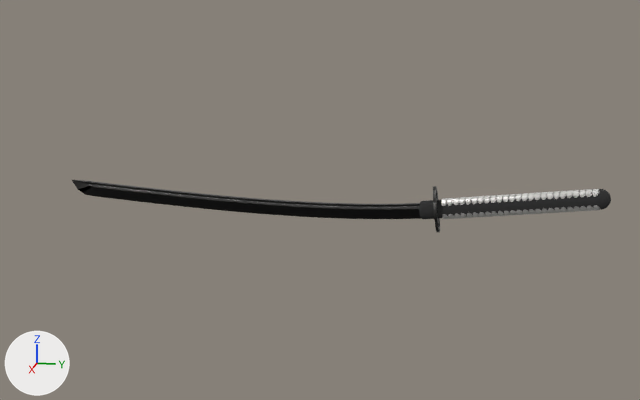
What one commit did to the OBJ model models/Katana/Katana.obj.
Rendered twice from a 50 mm lens placed at (155.2, 11.5, 41.3), pointed at (-0.7, -19.7, 2.3). Every picture has the same lights, and +X, +Y and +Z are marked at lower left. Where no turn or scale is listed for an object, it has been applied to the vertices. Vertices at the same position are counted once.

Names of what the first picture shows: 'Blade_Cube', 'GripOnHandle_BezierCircle', 'Handle_Sphere'.
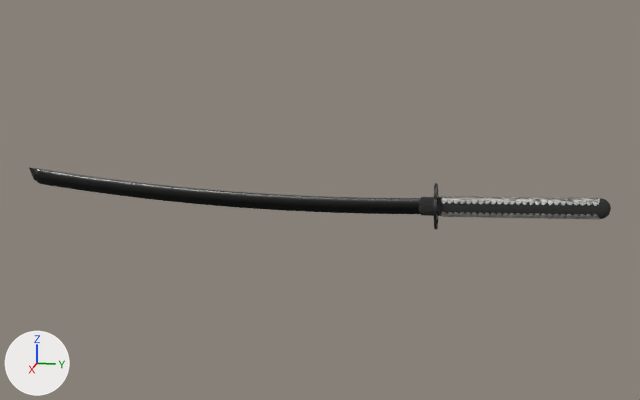
Boxes [x1, y1, x2, y2] around the edits, measured in the pictures (640 x 400 px; the box of a moved part takes in the faces that stretch with it):
'Blade2_Plane', added: after [29, 168, 420, 214]
'Blade_Cube', deleted: before [72, 180, 421, 219]
'Handle_Sphere', reshaped (26% shorter): before [419, 189, 611, 219]; after [419, 197, 611, 219]
'GripOnHandle_BezierCircle', reshaped (23% shorter): before [441, 189, 600, 219]; after [441, 196, 600, 219]
part 1 of me_griponhandle_beziercircle, rebuilt: before [504, 211, 511, 216]; after [503, 213, 510, 218]
part 2 of me_griponhandle_beziercircle, rebuilt: before [447, 198, 454, 206]; after [448, 196, 454, 204]
part 3 of me_griponhandle_beziercircle, rebuilt: before [441, 198, 448, 206]; after [441, 196, 448, 204]
part 4 of me_griponhandle_beziercircle, rebuilt: before [503, 194, 510, 202]; after [503, 197, 510, 205]
part 5 of me_griponhandle_beziercircle, rebuilt: before [510, 210, 517, 215]; after [509, 213, 516, 218]
part 6 of me_griponhandle_beziercircle, rebuilt: before [453, 198, 460, 205]; after [454, 196, 461, 204]
part 7 of me_griponhandle_beziercircle, rebuilt: before [497, 195, 504, 203]; after [497, 197, 504, 204]
part 8 of me_griponhandle_beziercircle, rebuilt: before [515, 194, 522, 201]; after [516, 197, 523, 205]
part 9 of me_griponhandle_beziercircle, rebuilt: before [509, 194, 516, 202]; after [510, 197, 517, 205]
part 10 of me_griponhandle_beziercircle, rebuilt: before [516, 210, 523, 215]; after [516, 213, 522, 218]
part 11 of me_griponhandle_beziercircle, deleted: before [548, 189, 600, 213]
part 12 of me_griponhandle_beziercircle, moved or reshaped: before [459, 192, 600, 218]; after [460, 196, 600, 219]

Diff of the bpy script that builds the scene:
```diff
--- a/models/Katana/Katana.obj.py
+++ b/models/Katana/Katana.obj.py
@@ me_griponhandle_beziercircle @@
-me_griponhandle_beziercircle.from_pydata(...)  # 9344 vertices, 7300 faces; spans x -0.9..0.9, y 2.5..29.8, z 0.1..6.9
+me_griponhandle_beziercircle.from_pydata(...)  # 9343 vertices, 18786 faces; spans x -0.9..0.9, y 2.5..29.8, z 0.5..5.2
+# me_griponhandle_beziercircle part 1: the loose piece of 188 vertices spanning x -0.9..0.9, y 13.5..14.8, z 1.3..2.5 is rebuilt with 187 vertices and now spans x -0.9..0.9, y 13.4..14.7, z 0.9..2.0
+# me_griponhandle_beziercircle part 2: the loose piece of 188 vertices spanning x -0.9..0.9, y 3.6..4.8, z 2.8..4.1 is rebuilt with 188 vertices and now spans x -0.9..0.9, y 3.6..4.9, z 3.2..4.4
+# me_griponhandle_beziercircle part 3: the loose piece of 188 vertices spanning x -0.9..0.9, y 2.5..3.7, z 2.7..3.9 is rebuilt with 188 vertices and now spans x -0.9..0.9, y 2.5..3.8, z 3.1..4.3
+# me_griponhandle_beziercircle part 4: the loose piece of 188 vertices spanning x -0.9..0.9, y 13.2..14.4, z 3.9..5.1 is rebuilt with 186 vertices and now spans x -0.9..0.9, y 13.3..14.6, z 3.5..4.7
+# me_griponhandle_beziercircle part 5: the loose piece of 188 vertices spanning x -0.9..0.9, y 14.6..15.9, z 1.4..2.6 is rebuilt with 185 vertices and now spans x -0.9..0.9, y 14.5..15.8, z 0.9..2.1
+# me_griponhandle_beziercircle part 6: the loose piece of 188 vertices spanning x -0.9..0.9, y 4.6..5.9, z 3.0..4.2 is rebuilt with 188 vertices and now spans x -0.9..0.9, y 4.7..5.9, z 3.2..4.4
+# me_griponhandle_beziercircle part 7: the loose piece of 188 vertices spanning x -0.9..0.9, y 12.1..13.4, z 3.8..5.0 is rebuilt with 188 vertices and now spans x -0.9..0.9, y 12.2..13.5, z 3.5..4.7
+# me_griponhandle_beziercircle part 8: the loose piece of 187 vertices spanning x -0.9..0.9, y 15.4..16.6, z 4.2..5.4 is rebuilt with 188 vertices and now spans x -0.9..0.9, y 15.5..16.7, z 3.6..4.8
+# me_griponhandle_beziercircle part 9: the loose piece of 187 vertices spanning x -0.9..0.9, y 14.3..15.5, z 4.0..5.3 is rebuilt with 185 vertices and now spans x -0.9..0.9, y 14.4..15.6, z 3.6..4.7
+# me_griponhandle_beziercircle part 10: the loose piece of 187 vertices spanning x -0.9..0.9, y 15.6..17.0, z 1.5..2.7 is rebuilt with 186 vertices and now spans x -0.9..0.9, y 15.6..16.8, z 1.0..2.1
+# me_griponhandle_beziercircle part 11: 13 loose pieces with 2418 vertices, spanning x -0.9..0.9, y 21.0..29.4, z 2.1..6.9, are deleted
+# me_griponhandle_beziercircle part 12: 133 vertices moved within x -0.9..0.9, y 6.0..29.0, z 1.0..4.5; 4170 vertices removed from x -0.9..0.9, y 5.7..29.8, z 0.4..6.0; 6595 vertices added at x -0.9..0.9, y 5.8..29.8, z 0.6..5.2
 me_griponhandle_beziercircle.materials.append(mat_handlemat)
@@ me_handle_sphere @@
-me_handle_sphere.from_pydata(...)  # 353 vertices, 368 faces; spans x -0.9..0.9, y -1.4..31.4, z -0.2..6.8
+me_handle_sphere.from_pydata(...)  # 353 vertices, 702 faces; spans x -0.9..0.9, y -1.4..31.5, z 0.6..5.2
+# me_handle_sphere part 13: 2 vertices moved within x -0.8..0.8, y 29.7, z 4.0; 351 vertices removed from x -0.9..0.9, y -1.4..31.4, z -0.2..6.8; 351 vertices added at x -0.9..0.9, y -1.4..31.5, z 0.6..5.2
 me_handle_sphere.materials.append(mat_blackwood)
@@ ob_blade_cube @@
-ob_blade_cube = bpy.data.objects.new('Blade_Cube', me_blade_cube)
@@ ob_blade2_plane @@
+ob_blade2_plane = bpy.data.objects.new('Blade2_Plane', me_blade2_plane)  # 150 vertices, 293 faces; spans x -0.4..0.4, y -77.3..0.1, z 0.2..6.2; in mat_material (dark grey #4e4d4c)
+ob_blade2_plane.location = (0.0, 0.0, 0.0)
```
